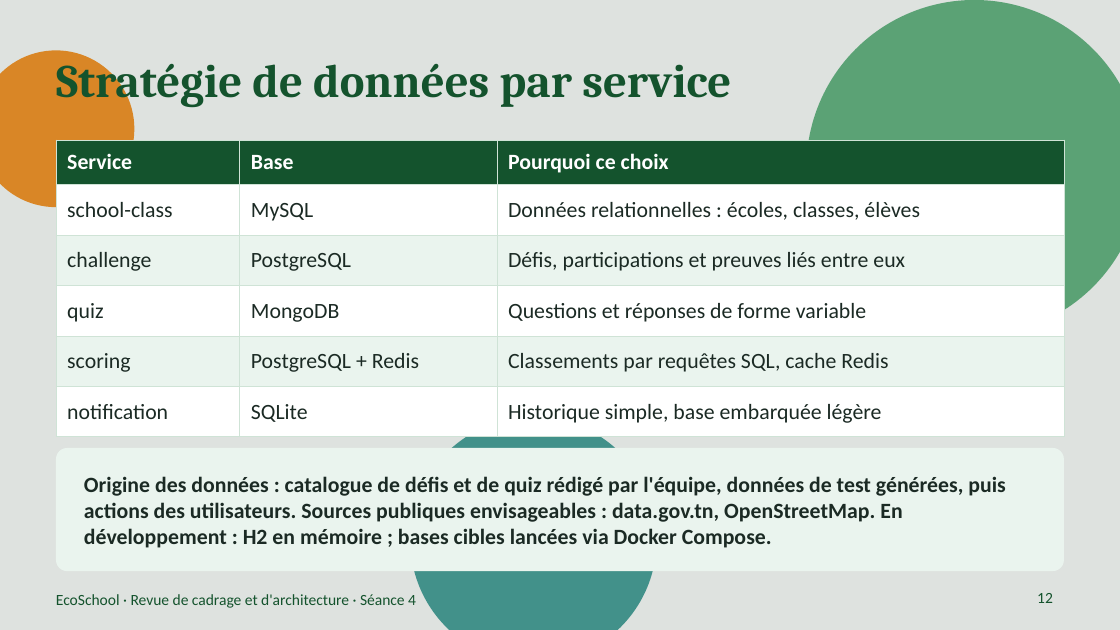
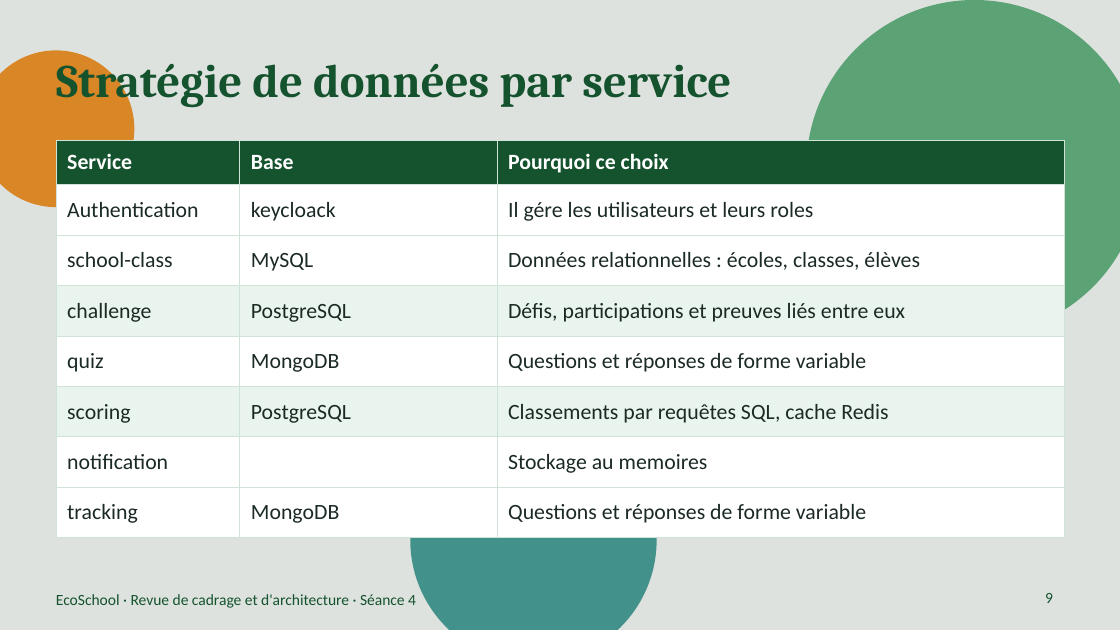
Before and after one commit to mustapha605/EcoSchool, a slide deck: slide 9 of Documentation/Presentation/EcoSchool_Presentation.pptx (slide 12 before the commit). Drawn at 1120x630 pixels with LibreOffice and Linux fonts; fonts in the diff are those of the drawing; background and template pictures are left out. Boxes give left, top, right and bottom in pixels: in the first picture for what was removed or moved away, otherwise in the second. Text is boxed around its words. In the diff, an @@ line names an element or a change of style, - is before the commit and + after.

```diff
--- a/Documentation/Presentation/EcoSchool_Presentation.pptx
+++ b/Documentation/Presentation/EcoSchool_Presentation.pptx
@@ table at (56,140,1064,538) @@
+row 2: Authentication | keycloack | Il gére les utilisateurs et leurs roles
-row 5: scoring | PostgreSQL + Redis | Classements par requêtes SQL, cache Redis
-row 6: notification | SQLite | Historique simple, base embarquée légère
+row 6: scoring | PostgreSQL | Classements par requêtes SQL, cache Redis
+row 7: notification |  | Stockage au memoires
+row 8: tracking | MongoDB | Questions et réponses de forme variable
@@ rounded rectangle removed at (56,448,1064,571) @@
@@ text removed at (84,476,1005,548) @@
-Origine des données : catalogue de défis et de quiz rédigé par l'équipe, données de test générées, puis actions des utilisateurs. Sources publiques envisageables : data.gov.tn, OpenStreetMap. En développement : H2 en mémoire ; bases cibles lancées via Docker Compose.
@@ page number at (1045,593,1053,603): text changed @@
-12
+9
```
Also in this commit, not shown: 13 other slides changed, 3 slides removed.
